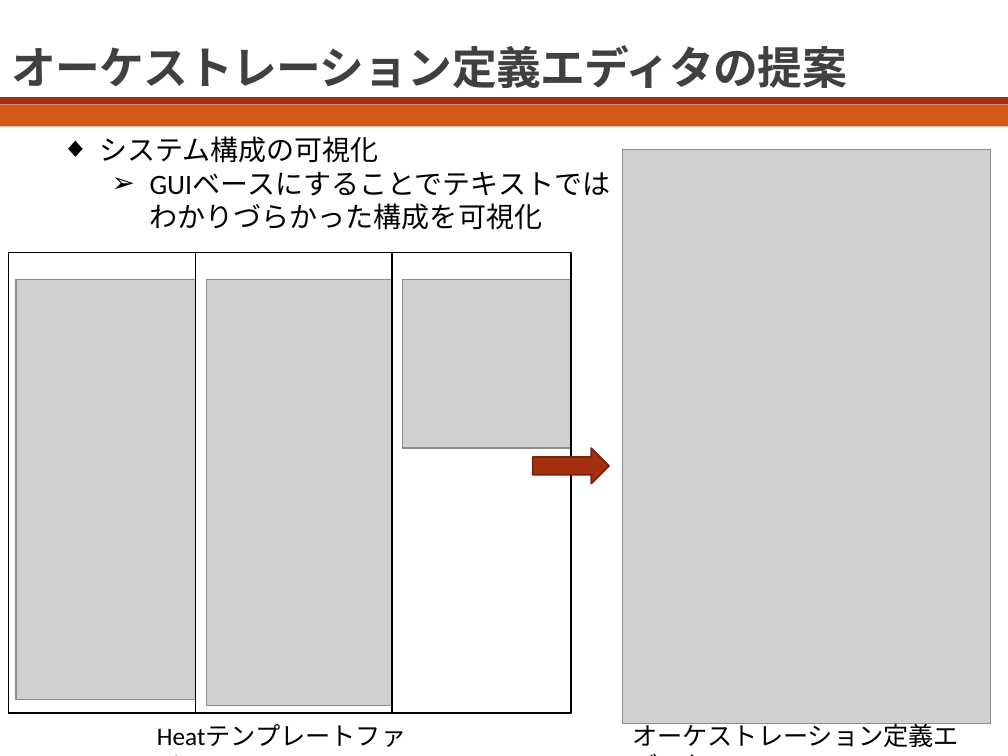
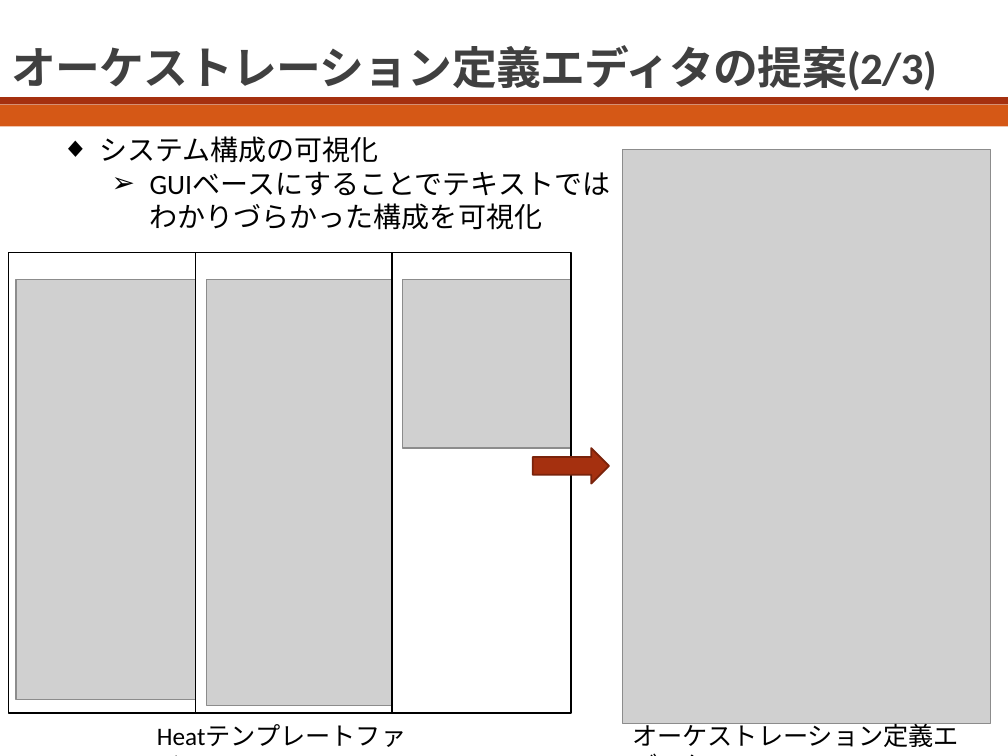
Before and after one commit to bokuhide/GUIToolCreate, a slide deck: slide 7 of 卒業論文本体/発表用スライド.pptx. Drawn at 1008x756 pixels with LibreOffice and Linux fonts; fonts in the diff are those of the drawing; grey boxes stand for pictures; background and template pictures are left out. Boxes give left, top, right and bottom in pixels: in the first picture for what was removed or moved away, otherwise in the second. Text is boxed around its words. In the diff, an @@ line names an element or a change of style, - is before the commit and + after.

```diff
--- a/卒業論文本体/発表用スライド.pptx
+++ b/卒業論文本体/発表用スライド.pptx
@@ title at (12, 45, 937, 91): text changed @@
-オーケストレーション定義エディタの提案
+オーケストレーション定義エディタの提案(2/3)
```
Also in this commit, not shown: 9 other slides changed, 1 slide added, 17 other files.
